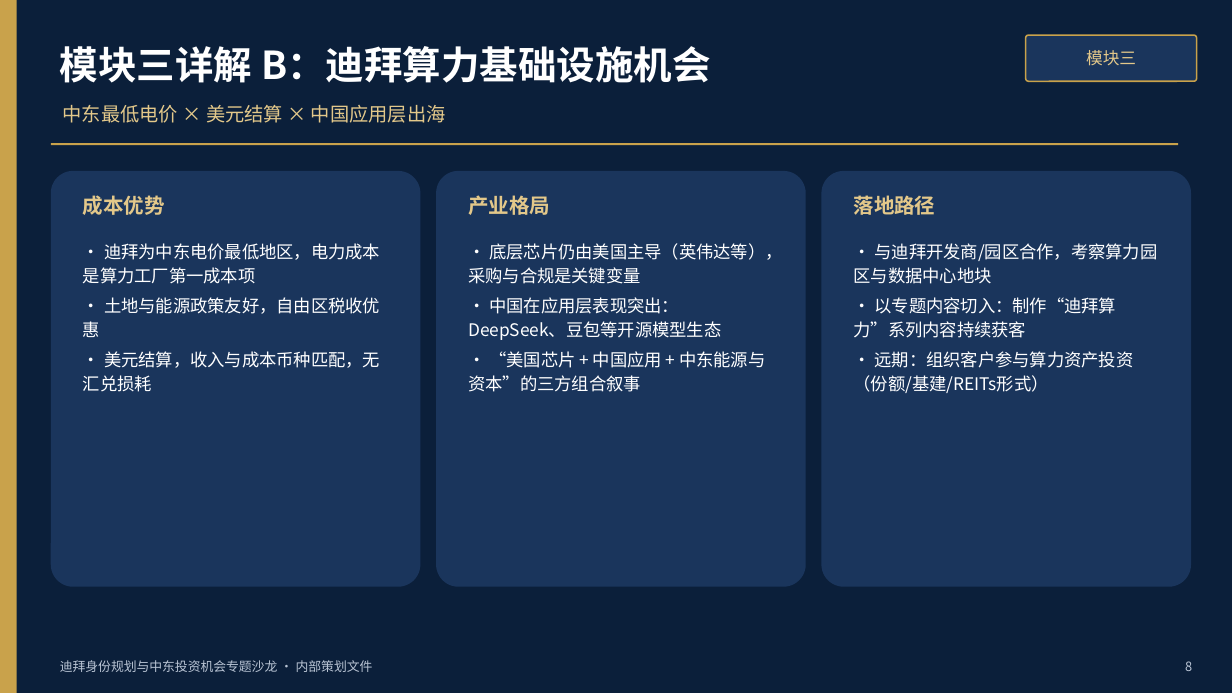
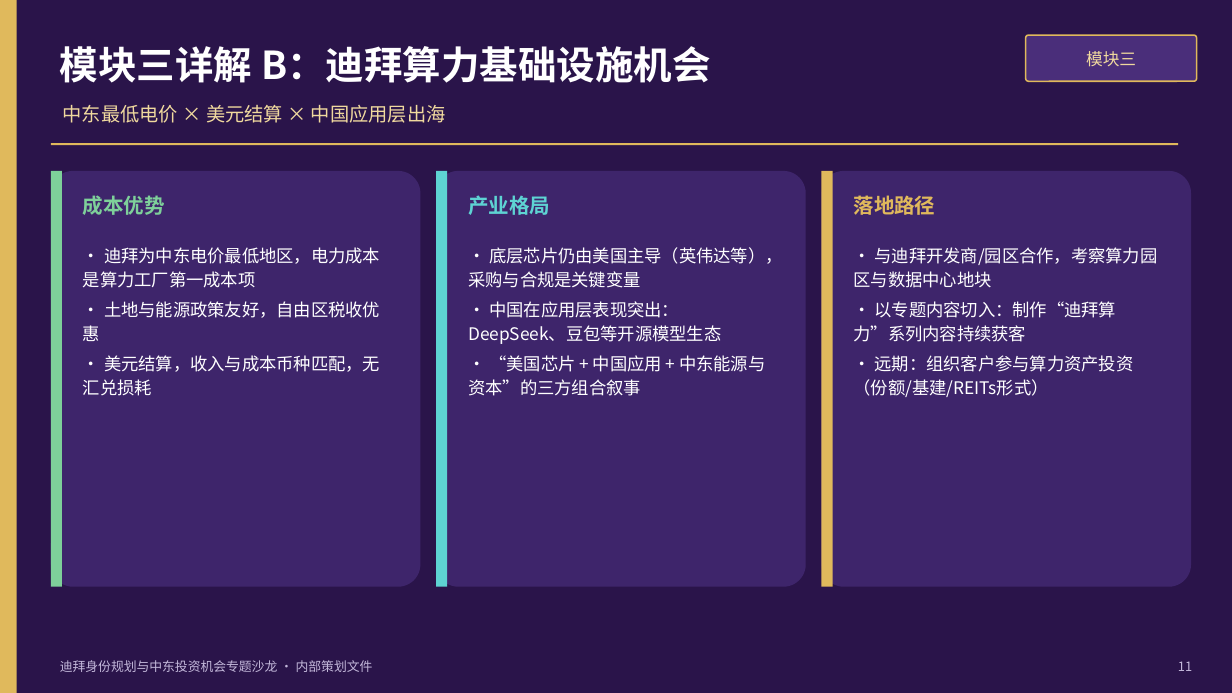
Before and after one commit to hujigang2010-maker/AIDEN, a slide deck: slide 11 of deliverables/迪拜专题沙龙-内容框架与议程.pptx (slide 8 before the commit). Drawn at 1232x693 pixels with LibreOffice and Linux fonts; fonts in the diff are those of the drawing. Boxes give left, top, right and bottom in pixels: in the first picture for what was removed or moved away, otherwise in the second. Text is boxed around its words. In the diff, an @@ line names an element or a change of style, - is before the commit and + after.

```diff
--- a/deliverables/迪拜专题沙龙-内容框架与议程.pptx
+++ b/deliverables/迪拜专题沙龙-内容框架与议程.pptx
@@ background #0B1F3A to #2A144A @@
@@ rectangle at bbox=[0, 0, 17, 693]: fill #C9A24B to #E0B95C @@
@@ text "模块三" at bbox=[1086, 51, 1136, 67]: text colour #E3C88A to #F0D99E @@
@@ rounded rectangle at bbox=[1026, 35, 1197, 81]: fill #1A355C to #4A2E7A; outline #C9A24B 1.2 pt to #E0B95C 1.2 pt @@
@@ text "中东最低电价 × 美元结算 × 中国应用层出海" at bbox=[63, 105, 446, 123]: text colour #E3C88A to #F0D99E @@
@@ rectangle at bbox=[51, 143, 1178, 145]: fill #C9A24B to #E0B95C @@
@@ fill #1A355C to #3E256B in 3 elements at bbox=[436, 171, 806, 587], bbox=[822, 171, 1191, 587], bbox=[51, 171, 421, 587] @@
@@ rectangle added at bbox=[51, 171, 62, 587], fill #7ED09A @@
@@ rectangle added at bbox=[436, 171, 447, 587], fill #5ED3D3 @@
@@ rectangle added at bbox=[822, 171, 833, 587], fill #E0B95C @@
@@ text "成本优势" at bbox=[83, 195, 165, 215]: text colour #E3C88A to #7ED09A @@
@@ text "产业格局" at bbox=[468, 195, 550, 215]: text colour #E3C88A to #5ED3D3 @@
@@ text "落地路径" at bbox=[854, 195, 936, 215]: text colour #E3C88A to #E0B95C @@
@@ text "• 迪拜为中东电价最低地区，电力成本是算力工厂第一成本项": place and size @@
-text "• 迪拜为中东电价最低地区，电力成本是算力工厂第一成本项" at bbox=[83, 243, 380, 392]
+text "• 迪拜为中东电价最低地区，电力成本是算力工厂第一成本项" at bbox=[83, 247, 380, 396]
@@ text "• 底层芯片仍由美国主导（英伟达等），采购与合规是关键变量": place and size @@
-text "• 底层芯片仍由美国主导（英伟达等），采购与合规是关键变量" at bbox=[468, 243, 782, 392]
+text "• 底层芯片仍由美国主导（英伟达等），采购与合规是关键变量" at bbox=[468, 247, 782, 396]
@@ text "• 与迪拜开发商/园区合作，考察算力园区与数据中心地块": place and size @@
-text "• 与迪拜开发商/园区合作，考察算力园区与数据中心地块" at bbox=[854, 243, 1158, 393]
+text "• 与迪拜开发商/园区合作，考察算力园区与数据中心地块" at bbox=[854, 247, 1158, 397]
@@ text "迪拜身份规划与中东投资机会专题沙龙 · 内部策划文件" at bbox=[60, 660, 373, 672]: text colour #B9C4D4 to #C3B8DA @@
@@ text at bbox=[1178, 661, 1192, 671]: text changed; text colour #B9C4D4 to #C3B8DA @@
-8
+11
```
Also in this commit, not shown: 12 other slides changed, 4 slides added, 1 slide removed, 4 other files.
